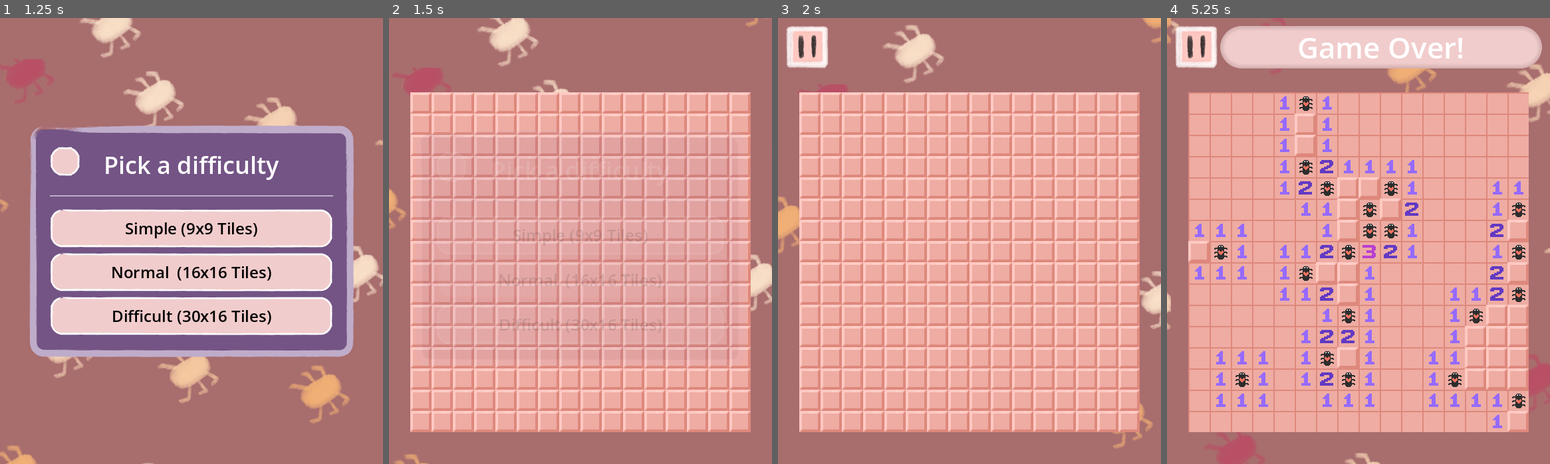
Above: before the commit, frames 1-4 (left to right).
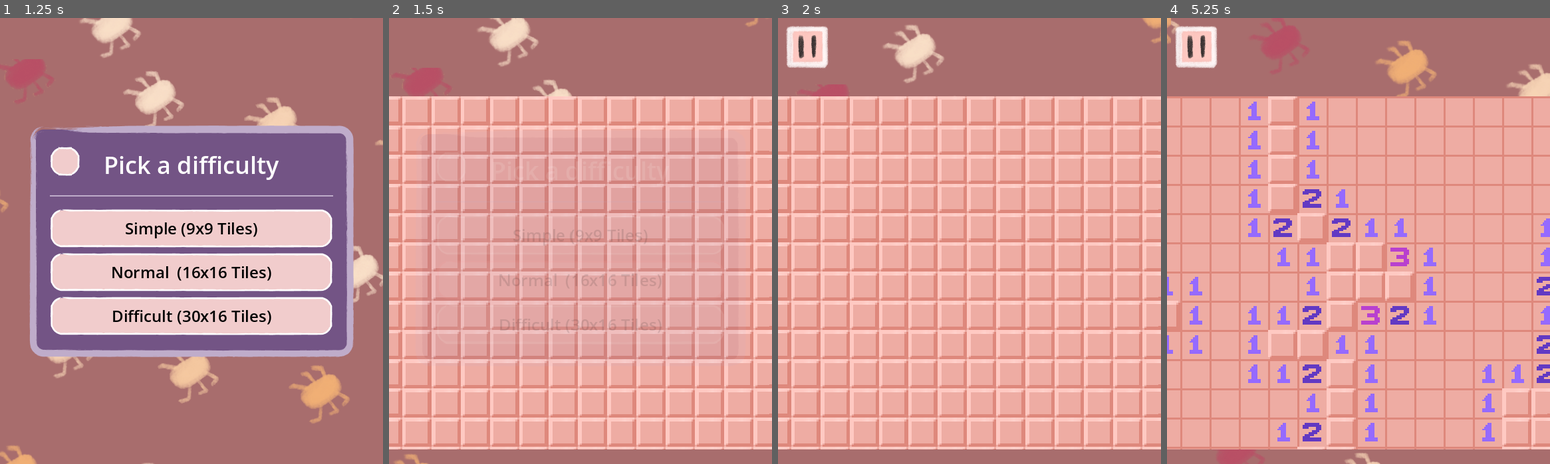
Above: after the commit, the same moments.

Repository: Somebud0180/CritterSweeper
Game: Godot game, scene res://scenes/menu.tscn
The game is run twice, just before and just after one commit, with the same random seed, the same clock (stepped at 60 frames per second) and the same inputs.
Inputs (mouse positions are in pixels of both pictures, inside the frame that each line leads up to):
- Up to frame 1 (1.25 s): click "Start Game" at 0.5 s
- Up to frame 2 (1.5 s): click "Normal (16x16 Tiles)" at 1.25 s
- Up to frame 3 (2 s): no input
- Up to frame 4 (5.25 s): tap Enter at 2 s; move the mouse to (1442, 218) at 2.02 s; hold Right 2.03-2.78 s; tap Alt at 2.1, 3.6, 5.1 s; click (1442, 218) at 2.17 s; move the mouse to (1281, 263) at 2.77 s; hold Down 2.78-3.53 s; tap Shift at 2.85, 4.35 s; click (1281, 263) at 2.92 s; move the mouse to (1396, 142) at 3.52 s; hold Right 3.53-4.28 s; click (1396, 142) at 3.67 s; move the mouse to (1339, 330) at 4.27 s; hold Up 4.28-5.03 s; click (1339, 330) at 4.42 s; move the mouse to (1473, 307) at 5.02 s; hold Left from 5.03 s (still down); click (1473, 307) at 5.17 s

Frame 1 is identical in both runs. In frame 2, 47% of the frame differs, in the area x 0-100%, y 16-97%; in frame 3, 50%; in frame 4, 45%.

Commit message:
Messed around with game grid in attempts of dynamically resizing the tiles, opting for alternative options instead

Diff:
--- a/scenes/game.tscn
+++ b/scenes/game.tscn
@@ -7,7 +7,7 @@
 anchors_preset = -1
 anchor_right = 1.0
 anchor_bottom = 1.0
-offset_top = 64.0
+offset_top = 96.0
 grow_horizontal = 2
 grow_vertical = 2
 theme = ExtResource("1_0wfyh")
@@ -27,12 +27,10 @@
 layout_mode = 2
 size_flags_horizontal = 3
 size_flags_vertical = 3
-mouse_filter = 2
 
 [node name="BoardAspect" type="AspectRatioContainer" parent="ScrollContainer/CenterContainer"]
 layout_mode = 2
-size_flags_horizontal = 3
-size_flags_vertical = 3
+stretch_mode = 3
 
 [node name="Grid" type="GridContainer" parent="ScrollContainer/CenterContainer/BoardAspect"]
 layout_mode = 2
--- a/scenes/menu.tscn
+++ b/scenes/menu.tscn
@@ -623,7 +623,7 @@
 
 [node name="GameOverlay" type="MarginContainer" parent="GameLayer"]
 visible = false
-anchors_preset = -1
+anchors_preset = 10
 anchor_right = 1.0
 offset_top = -96.0
 offset_bottom = -8.0
@@ -864,8 +864,6 @@
 anchors_preset = 15
 anchor_right = 1.0
 anchor_bottom = 1.0
-offset_top = 32.0
-offset_bottom = 32.0
 grow_horizontal = 2
 grow_vertical = 2
 pivot_offset = Vector2(288, 336)
@@ -932,5 +930,3 @@
 [connection signal="pressed" from="MenuLayer/DifficultyPicker/AspectRatioContainer/PanelContainer/VBoxContainer/NormalButton" to="." method="_on_difficulty_button_pressed" binds= [1]]
 [connection signal="pressed" from="MenuLayer/DifficultyPicker/AspectRatioContainer/PanelContainer/VBoxContainer/DifficultButton" to="." method="_on_difficulty_button_pressed" binds= [2]]
 [connection signal="pressed" from="MenuLayer/DifficultyPicker/AspectRatioContainer/PanelContainer/BackButton" to="MenuLayer/DifficultyPicker/AspectRatioContainer/PanelContainer/BackButton" method="_on_pressed"]
-
-[editable path="GameLayer/Game"]
--- a/scenes/tile.tscn
+++ b/scenes/tile.tscn
@@ -8,14 +8,19 @@
 region = Rect2(0, 0, 32, 32)
 
 [node name="Tile" type="TextureButton"]
+custom_minimum_size = Vector2(44, 44)
 anchors_preset = 15
 anchor_right = 1.0
 anchor_bottom = 1.0
+offset_right = -448.0
+offset_bottom = -544.0
 grow_horizontal = 2
 grow_vertical = 2
+size_flags_horizontal = 3
+size_flags_vertical = 3
 mouse_default_cursor_shape = 2
 texture_normal = SubResource("AtlasTexture_0wfyh")
-stretch_mode = 6
+stretch_mode = 4
 script = ExtResource("2_jy7pm")
 
 [connection signal="gui_input" from="." to="." method="_on_gui_input"]
